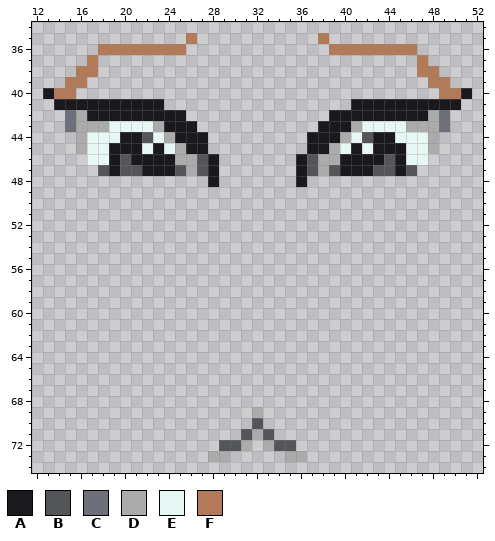
A sprite sheet gets an edit: Assets/PacketsPlease/ReferencedResources/Sprites/Characters/Bovine/Faces/Bovine01-Sad.png. Above is the file before it was changed.
The file is 64x84 pixels. Shown: x 12..52, y 34..74.
Palette (. is transparent): A #1a1a1e  B #545559  C #6e7079  D #ababab  E #e7f7f4  F #b37a5a
Pixels before, first column x 13:
35 .............F...........F.............
36 .....FFFFFFFF.............FFFFFFFF.....
37 ....F.............................F....
38 ...FF.............................FF...
39 ..FF...............................FF..
40 AFF.................................FFA
41 .AAAAAAAAAA.................AAAAAAAAAA.
42 ..CDAAAAAAAAA.............AAAAAAAAADC..
43 ..CDDDEEEEDAAA...........AAADEEEEDDDC..
44 ...DEEEAABEDAAA.........AAADEBAAEEED...
45 ...DEEAAAEAEDAA.........AADEAEAAAEED...
46 ....EEABAAAADDBA.......ABDDAAAABAEE....
47 .....BABBAAABDBA.......ABDBAAABBAB.....
48 ...............A.......A...............
49 .......................................
50 .......................................
51 .......................................
52 .......................................
53 .......................................
54 .......................................
55 .......................................
56 .......................................
57 .......................................
58 .......................................
59 .......................................
60 .......................................
61 .......................................
62 .......................................
63 .......................................
64 .......................................
65 .......................................
66 .......................................
67 .......................................
68 .......................................
69 ...................D...................
70 ...................B...................
71 ..................BDB..................
72 ................BBD.DBB................
73 ...............DD.....DD...............
Now the later version:
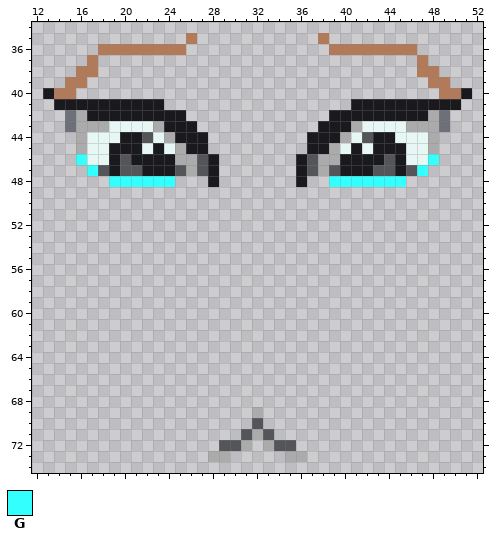
Colours new in this view: G #33ffff
Difference:
Changed rows in their new state; - is an unchanged pixel.
first column x 16:
46 G-------------------------------G
47 -G-----------------------------G-
48 ---GGGGGG--------------GGGGGGG---
